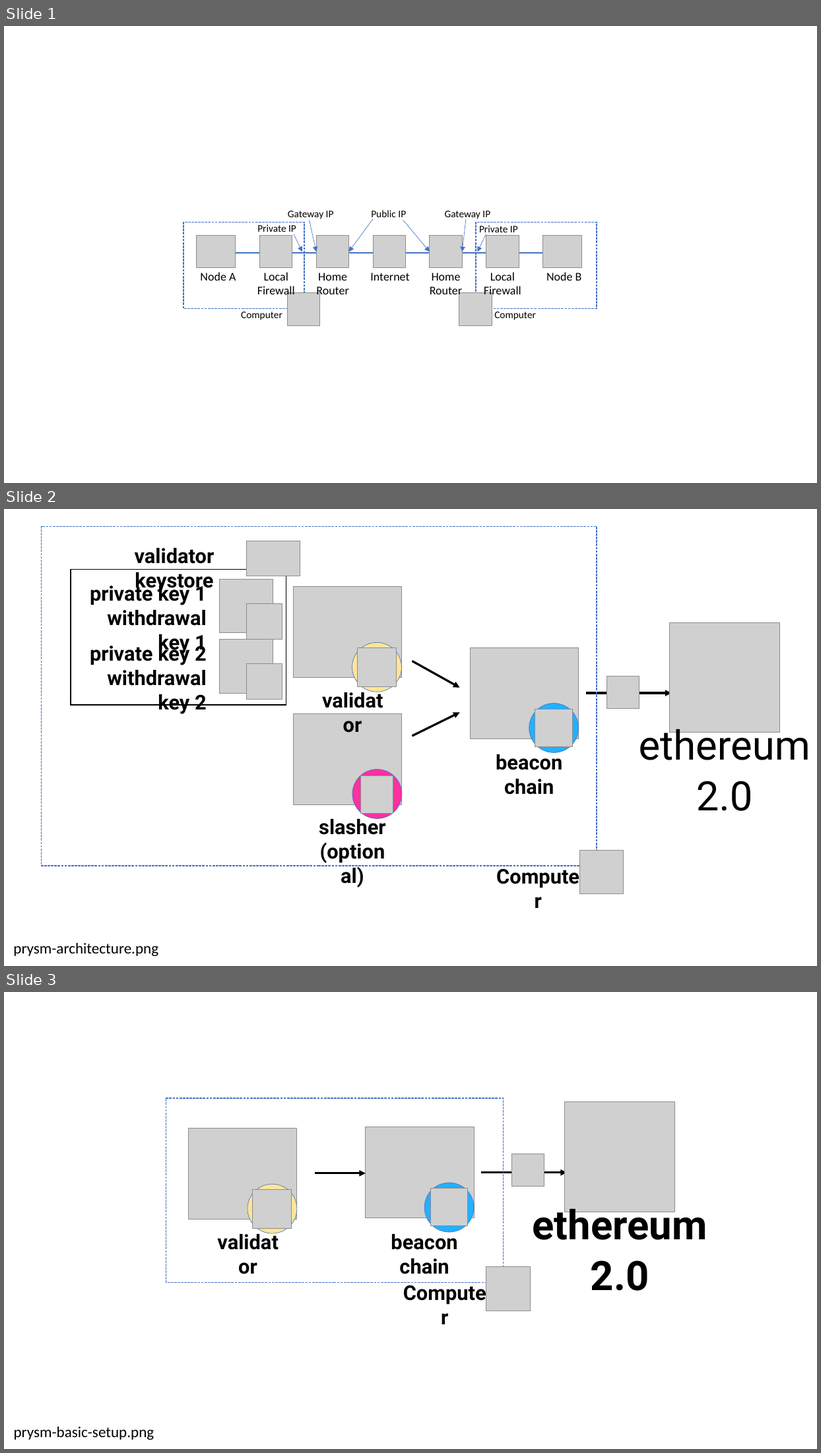
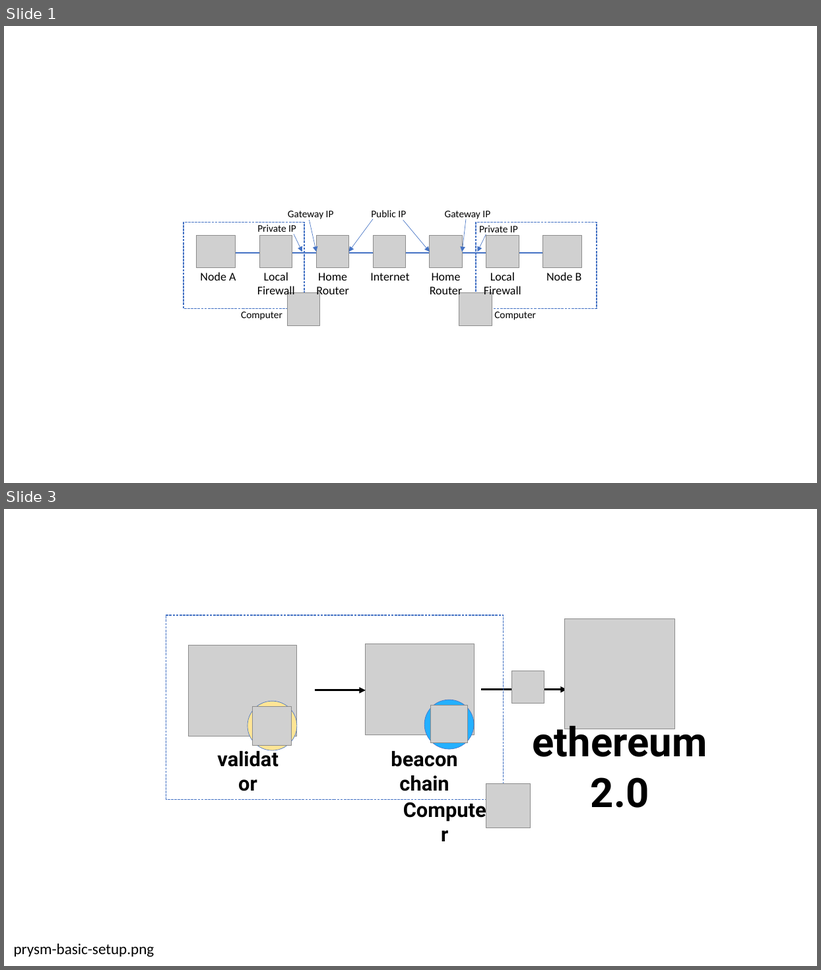
Before and after one commit to prysmaticlabs/documentation, a slide deck: website/static/img/Prysm_Docs.pptx. Shown one above the other, each under a label of ours: slides 1, 2 and 3 before the commit, slides 1 and 3 after it; the slides between them are not shown. The pictures are 821x1453 and 821x970 pixels, drawn with LibreOffice and Linux fonts; fonts in the diff are those of the drawing; grey boxes stand for pictures. Boxes give left, top, right and bottom in pixels: in the first picture for what was removed or moved away, otherwise in the second. Text is boxed around its words. In the diff, an @@ line names an element or a change of style, - is before the commit and + after.

```diff
--- a/website/static/img/Prysm_Docs.pptx
+++ b/website/static/img/Prysm_Docs.pptx
@@ slide 2 removed at [4,509,817,966], background #FFFFFF @@
@@ rectangle removed at [42,526,597,866] @@
@@ text removed at [135,548,215,593] @@
-validator keystore
@@ picture removed at [246,541,300,577] @@
@@ rectangle removed at [71,569,286,705] @@
@@ text removed at [90,582,207,655] @@
-private key 1
-withdrawal key 1
@@ picture removed at [219,579,273,633] @@
@@ picture removed at [293,587,402,679] @@
@@ picture removed at [247,603,283,640] @@
@@ picture removed at [669,623,780,733] @@
@@ text removed at [90,642,207,714] @@
-private key 2
-withdrawal key 2
@@ picture removed at [219,640,273,693] @@
@@ ellipse removed at [352,642,402,692] @@
@@ picture removed at [247,664,283,700] @@
@@ picture removed at [358,648,397,687] @@
@@ arrow removed from (412, 661) to (459, 688) @@
@@ picture removed at [470,648,579,739] @@
@@ text removed at [314,685,391,715] @@
-validator
@@ picture removed at [607,676,640,708] @@
@@ ellipse removed at [529,704,579,753] @@
@@ arrow removed from (586, 693) to (672, 693) @@
@@ picture removed at [293,714,402,805] @@
@@ arrow removed from (412, 736) to (459, 713) @@
@@ picture removed at [535,709,573,747] @@
@@ text removed at [639,723,811,811] @@
-ethereum
-2.0
@@ text removed at [496,752,562,795] @@
-beacon chain
@@ ellipse removed at [352,770,402,819] @@
@@ picture removed at [361,776,393,813] @@
@@ text removed at [319,816,385,835] @@
-slasher
-(optional)
@@ text removed at [490,861,587,891] @@
-Computer
@@ picture removed at [580,851,624,894] @@
@@ text removed at [13,943,158,956] @@
-prysm-architecture.png
```
Also in this commit, not shown: 2 slides changed, 2 slides added.
